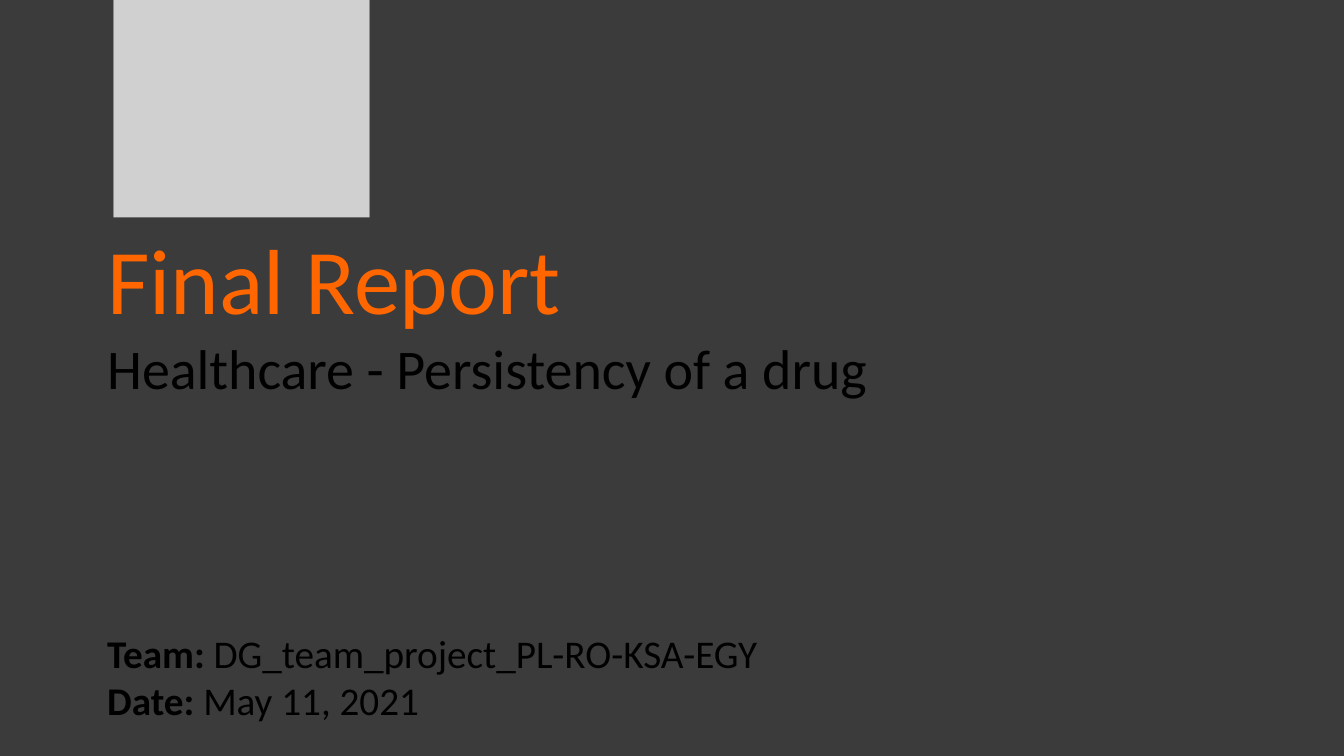
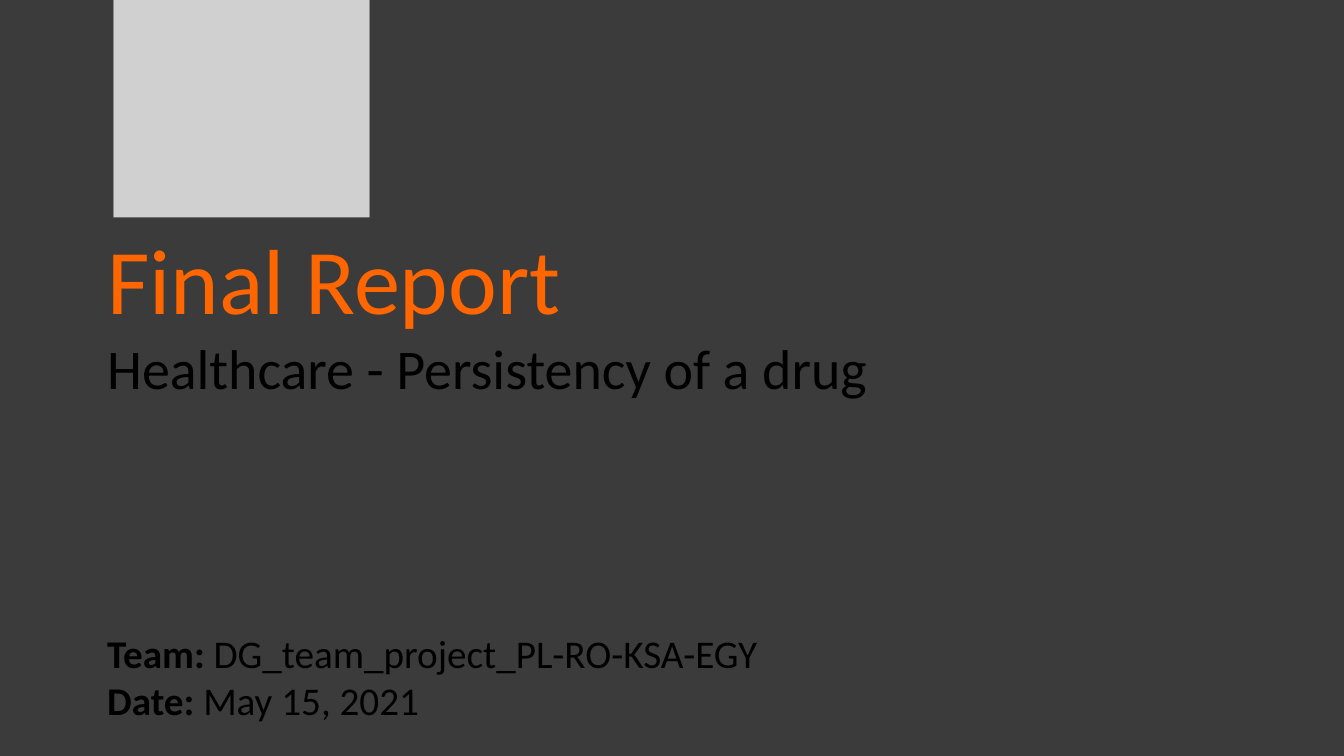
Before and after one commit to Omar-Safwat/HealthCare_project, a slide deck: slide 1 of Week_13/Final_report.pptx. Drawn at 1344x756 pixels with LibreOffice and Linux fonts; fonts in the diff are those of the drawing; grey boxes stand for pictures. Boxes give left, top, right and bottom in pixels: in the first picture for what was removed or moved away, otherwise in the second. Text is boxed around its words. In the diff, an @@ line names an element or a change of style, - is before the commit and + after.

```diff
--- a/Week_13/Final_report.pptx
+++ b/Week_13/Final_report.pptx
@@ text at (x1=107, y1=690, x2=419, y2=721): text changed @@
-Date: May 11, 2021
+Date: May 15, 2021
```
Also in this commit, not shown: 2 other slides changed, 1 other file.
